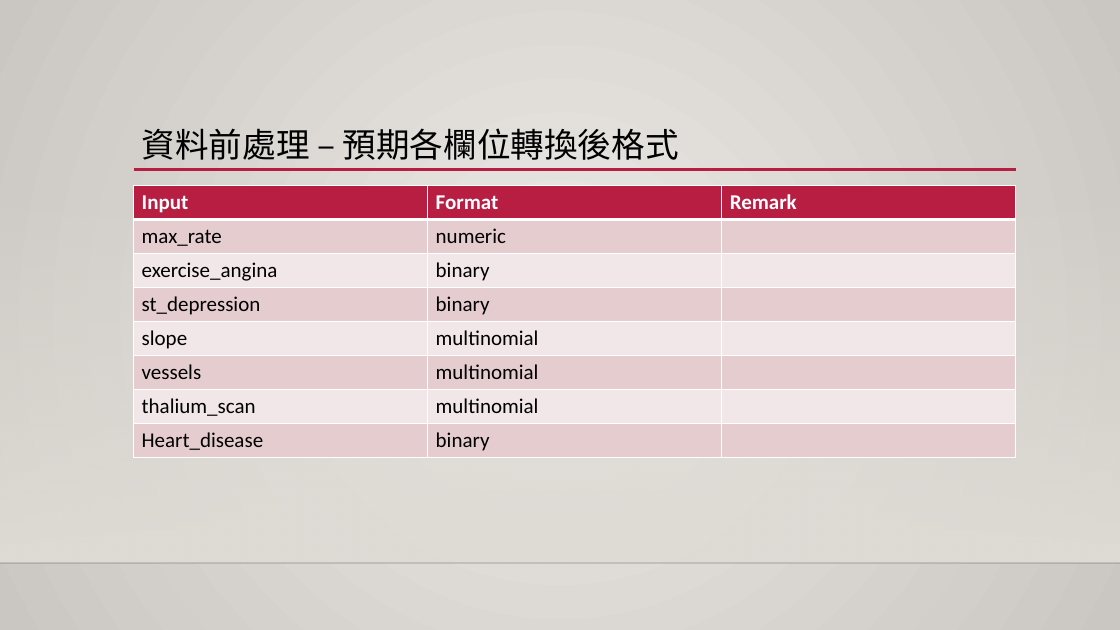
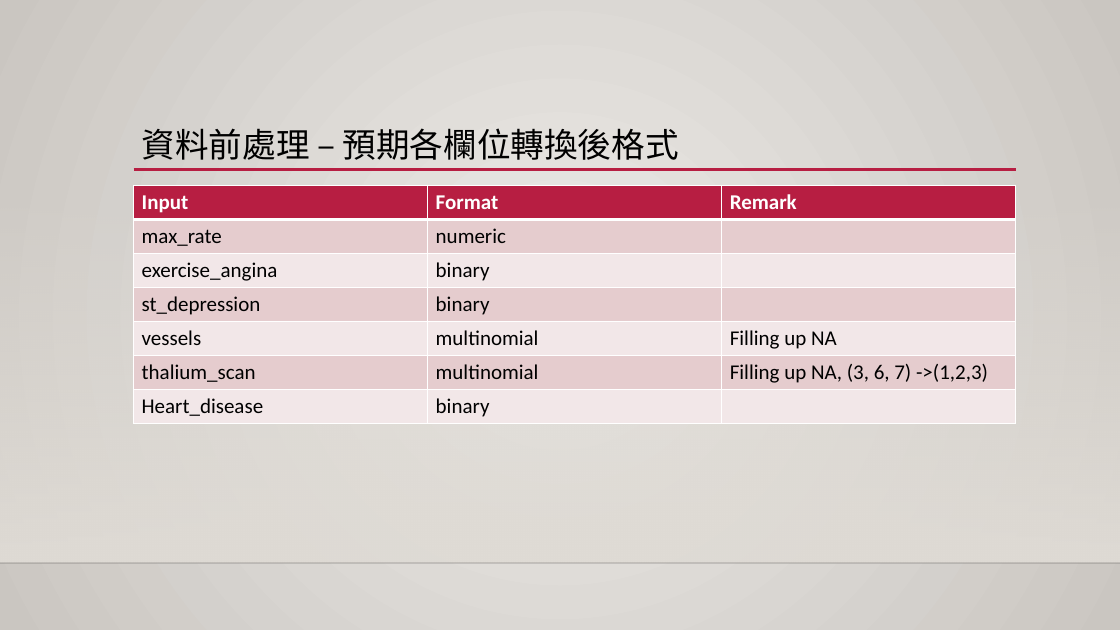
Before and after one commit to 1082-datascience/finalproject-finalproject-1082ds_group3, a slide deck: slide 11 of docs/final_report.pptx. Drawn at 1120x630 pixels with LibreOffice and Linux fonts; fonts in the diff are those of the drawing; background and template pictures are left out. Boxes give left, top, right and bottom in pixels: in the first picture for what was removed or moved away, otherwise in the second. Text is boxed around its words. In the diff, an @@ line names an element or a change of style, - is before the commit and + after.

Commit message:
update pptx

```diff
--- a/docs/final_report.pptx
+++ b/docs/final_report.pptx
@@ table at [134, 185, 1016, 423] @@
-row 5: slope | multinomial | 
-row 6: vessels | multinomial | 
-row 7: thalium_scan | multinomial | 
+row 5: vessels | multinomial | Filling up NA
+row 6: thalium_scan | multinomial | Filling up NA, (3, 6, 7) ->(1,2,3)
```
Also in this commit, not shown: 1 other file.
